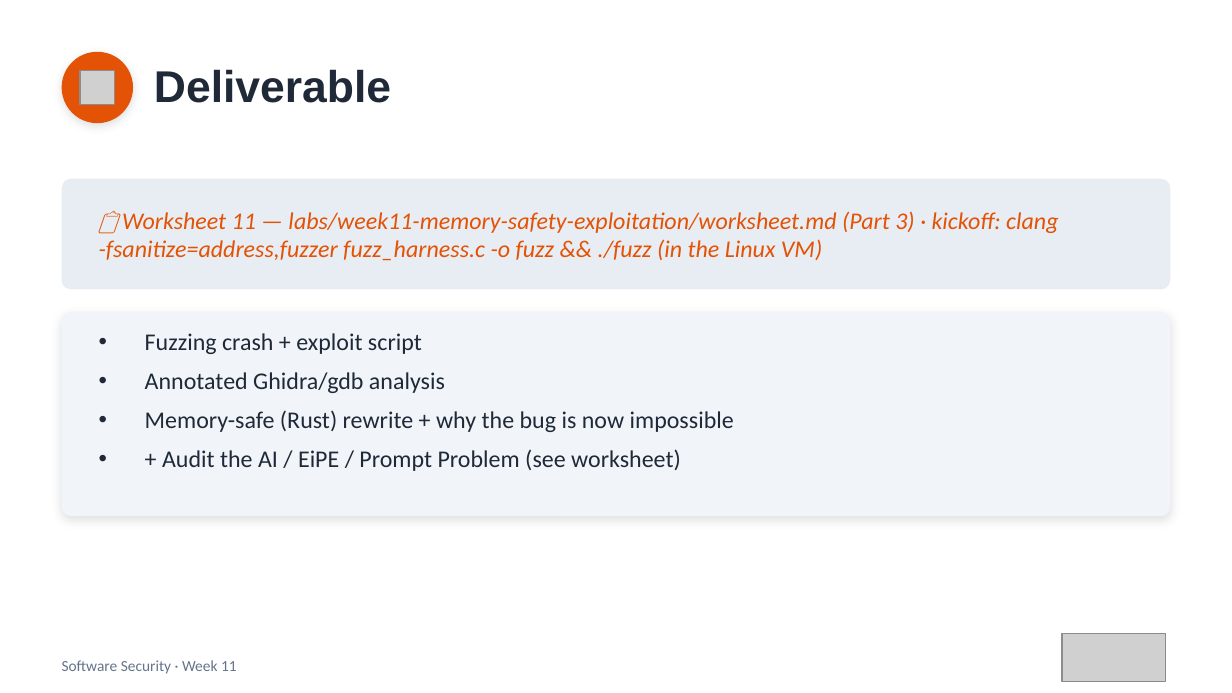
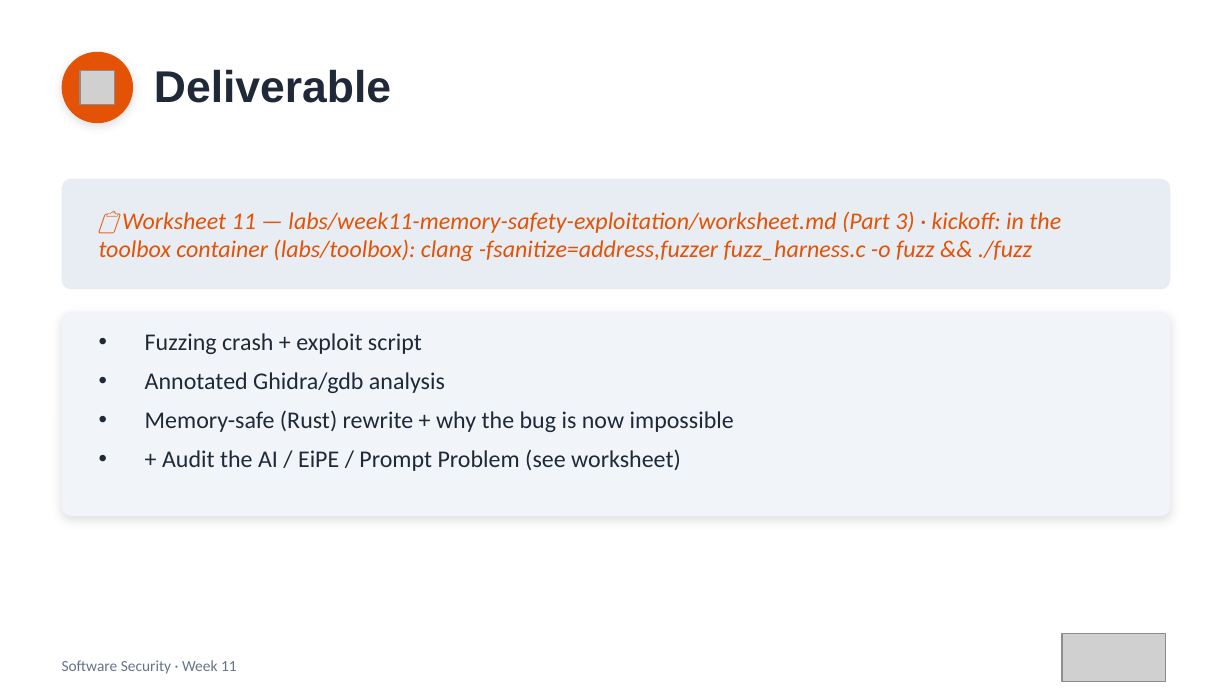
Before and after one commit to nutthakorn7/software-security, a slide deck: slide 11 of slides/pptx/week11.pptx. Drawn at 1232x693 pixels with LibreOffice and Linux fonts; fonts in the diff are those of the drawing; grey boxes stand for pictures. Boxes give left, top, right and bottom in pixels: in the first picture for what was removed or moved away, otherwise in the second. Text is boxed around its words. In the diff, an @@ line names an element or a change of style, - is before the commit and + after.

```diff
--- a/slides/pptx/week11.pptx
+++ b/slides/pptx/week11.pptx
@@ text at (99,211,1061,261): text changed @@
-📋 Worksheet 11 — labs/week11-memory-safety-exploitation/worksheet.md (Part 3) · kickoff: clang -fsanitize=address,fuzzer fuzz_harness.c -o fuzz && ./fuzz (in the Linux VM)
+📋 Worksheet 11 — labs/week11-memory-safety-exploitation/worksheet.md (Part 3) · kickoff: in the toolbox container (labs/toolbox): clang -fsanitize=address,fuzzer fuzz_harness.c -o fuzz && ./fuzz
```
Also in this commit, not shown: 40 other files.
